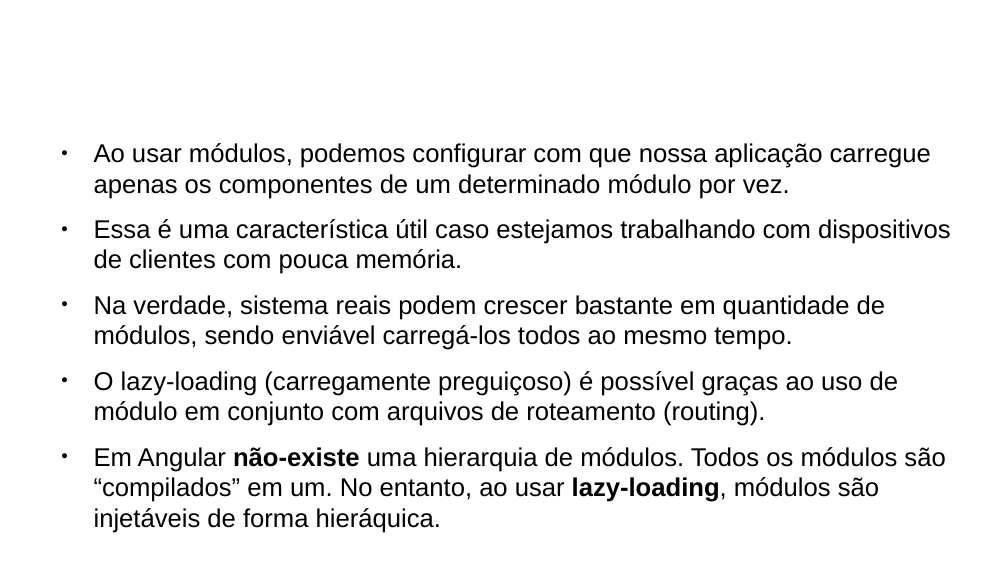
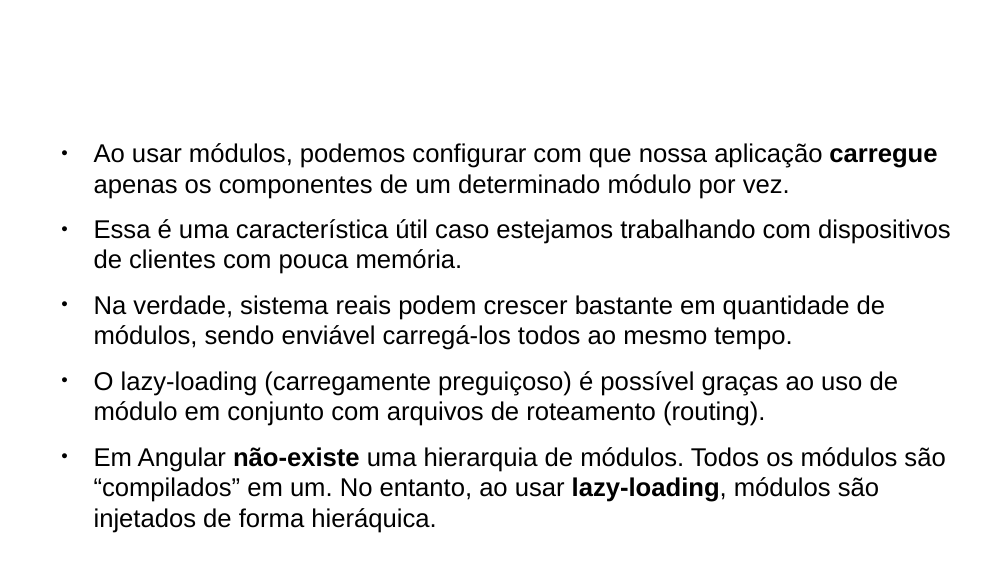
Before and after one commit to CCastro01/PIW-2019_1, a slide deck: slide 7 of SLIDES/14 - Refatoração do Projeto CRUD.odp. Drawn at 1008x567 pixels with LibreOffice and Linux fonts; fonts in the diff are those of the drawing; background and template pictures are left out. Boxes give left, top, right and bottom in pixels: in the first picture for what was removed or moved away, otherwise in the second. Text is boxed around its words. In the diff, an @@ line names an element or a change of style, - is before the commit and + after.

```diff
--- a/SLIDES/14 - Refatoração do Projeto CRUD.odp
+++ b/SLIDES/14 - Refatoração do Projeto CRUD.odp
@@ text at (94,143,937,199): bold on in "carregue" @@
@@ text at (94,447,945,533): text changed @@
-● Em Angular não-existe uma hierarquia de módulos. Todos os módulos são “compilados” em um. No entanto, ao usar lazy-loading, módulos são injetáveis de forma hieráquica.
+● Em Angular não-existe uma hierarquia de módulos. Todos os módulos são “compilados” em um. No entanto, ao usar lazy-loading, módulos são injetados de forma hieráquica.
```
Also in this commit, not shown: 23 other slides changed, 1 slide added, 27 other files.
